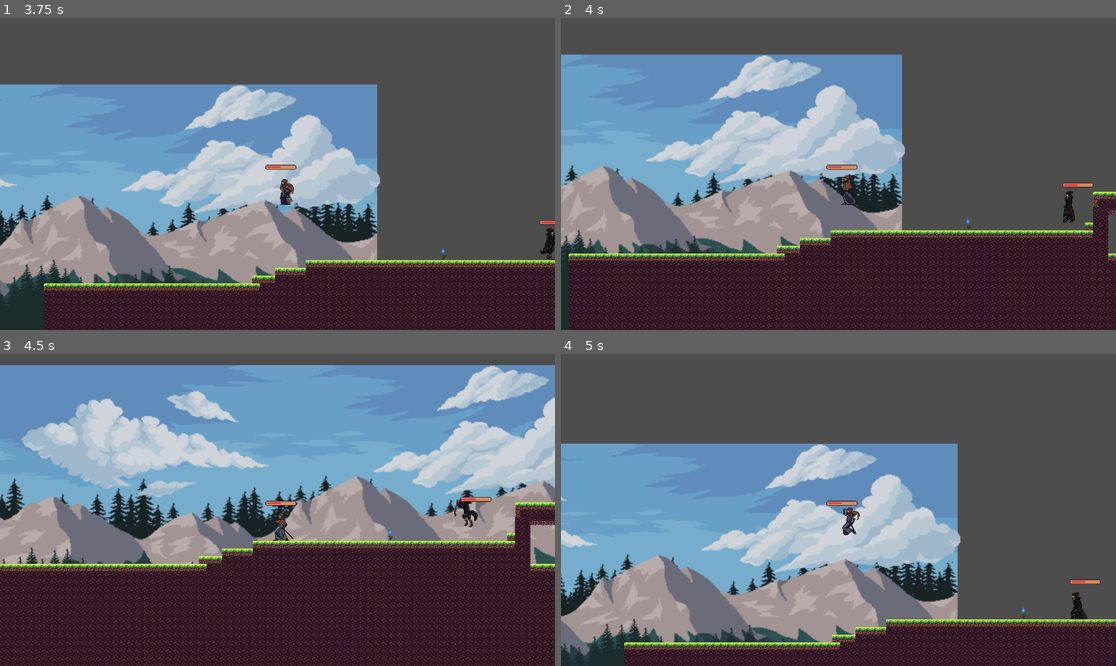
Above: before the commit, frames 1-4 (two rows, left to right).
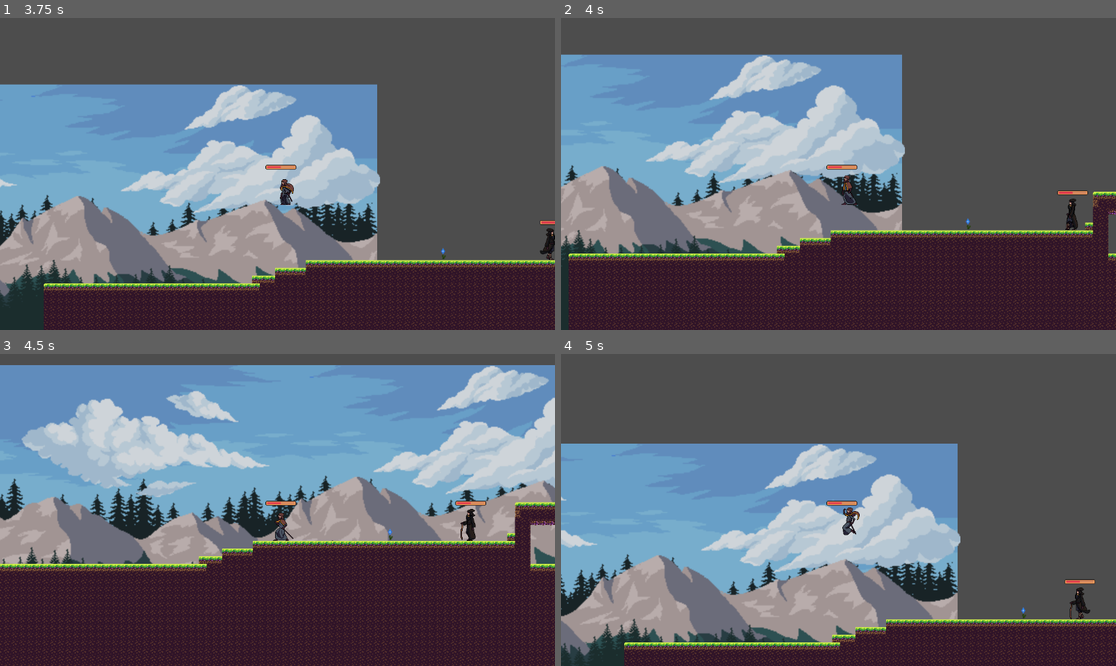
Above: after the commit, the same moments.

Repository: JulianoMedeirosMachado/wizards_quest
Game: Godot game, scene res://scenarios/level_1.tscn
Two runs of this game, one before a commit and one after it. Both use one fixed random seed, a clock stepped at 60 frames per second and the inputs below. This scene is started directly instead of the project's main scene.
Inputs:
- Up to frame 1 (3.75 s): tap Enter (ui_accept) at 0.5, 0.77, 1.52, 3.02 s; hold Right (ui_right) 0.53-2.03 s; tap 1 (attack1) at 0.6, 3.05 s; tap 2 (attack2) at 0.8, 1.35 s; tap 4 (fireball) at 1.55, 2.1 s; hold Left (ui_left) 2.03-2.78 s; tap 3 (flame_jet) at 2.3, 2.85 s; hold Right (ui_right) from 2.78 s (still down); tap E (accept) at 3.6 s
- Up to frame 2 (4 s): keep holding Right (ui_right); tap Enter (ui_accept) at 3.77 s; tap 2 (attack2) at 3.8 s
- Up to frame 3 (4.5 s): release Right (ui_right) at 4.28 s; hold Left (ui_left) from 4.28 s (still down); tap 1 (attack1) at 4.35 s
- Up to frame 4 (5 s): keep holding Left (ui_left); tap Enter (ui_accept) at 4.52 s; tap 4 (fireball) at 4.55 s

Frame 1 is identical in both runs. In frame 2, 0.3% of the frame differs, in the area x 89-96%, y 52-69%; in frame 3, 0.4%, in the area x 81-89%, y 45-60%; in frame 4, 0.2%.

Commit message:
Sprites fixed when flip occurs, and 4 different attacks are imaplemented in the enemy script

Diff:
--- a/entities_scenes/wanderer_magician.tscn
+++ b/entities_scenes/wanderer_magician.tscn
@@ -33,9 +33,9 @@
 
 @onready var attack1_col = $Area2D/attack_collision1
 @onready var attack2_col = $Area2D/attack_collision2
-@onready var flame_jet = $Area2D/arrow
-@onready var fireball = $Area2D/sphere
-@onready var fireball_sprite = $AnimatedSprite2D2
+@onready var arrow = $Area2D/arrow
+@onready var sphere = $Area2D/sphere
+@onready var compound_attack = $AnimatedSprite2D2
 @onready var area_2d = $Area2D
 @onready var collision_character = $CollisionShape2D
 @onready var label_health = $TextureProgressBar
@@ -52,7 +52,7 @@
 func _ready():
 	currentHealth -=50 #Testing if the health bar is working by setting half of HP
 	healthChanged.emit() #Emit signal to update health bar
-	fireball_sprite.hide()
+	compound_attack.hide()
 	pass # Replace with function body.
 
 
@@ -68,19 +68,16 @@
 		sprite.animation = 'idle'
 
 	if velocity.x > 0 and velocity.y == 0 and attack == false and dmg_taken == false and death == false:
-		label_health.position.x = -42
-		collision_character.position.x = -15
-		area_2d.scale.x = 1
-		fireball_sprite.flip_h = false
+		compound_attack.position.x = 7
+		area_2d.position.x = 0
+		compound_attack.flip_h = false
 		sprite.flip_h = false
 		sprite.animation = 'walk'
 
 	if velocity.x < 0 and velocity.y == 0 and attack == false and dmg_taken == false and death == false:
-		label_health.position.x = -25
-		collision_character.position.x = 7
-		collision_character.scale.x = -1
-		area_2d.scale.x = -1
-		fireball_sprite.flip_h = true
+		compound_attack.position.x = -37
+		area_2d.position.x = -66
+		compound_attack.flip_h = true
 		sprite.flip_h = true
 		sprite.animation = 'walk'
 
@@ -99,6 +96,42 @@
 	await get_tree().create_timer(1.0).timeout
 	attack = false
 	attack1_col.disabled = true
+	pass
+
+func attack2():
+	dmg = 10
+	attack = true
+	attack2_col.disabled = false
+	sprite.animation = 'attack_2'
+	await get_tree().create_timer(1.0).timeout
+	attack = false
+	attack2_col.disabled = true
+	pass
+
+func attack3():
+	dmg = 20
+	attack = true
+	arrow.disabled = false
+	sprite.animation = 'magic_arrow'
+	compound_attack.show()
+	compound_attack.play(\"magic_arrow\")
+	await get_tree().create_timer(1).timeout
+	compound_attack.hide()
+	attack = false
+	arrow.disabled = true
+	pass
+
+func attack4():
+	dmg = 20
+	attack = true
+	arrow.disabled = false
+	sprite.animation = 'magic_sphere'
+	compound_attack.show()
+	compound_attack.play(\"magic_sphere\")
+	await get_tree().create_timer(1).timeout
+	compound_attack.hide()
+	attack = false
+	arrow.disabled = true
 	pass
 
 func _on_area_2d_body_entered(body):
@@ -492,7 +525,7 @@
 }],
 "loop": true,
 "name": &"attack_2",
-"speed": 5.0
+"speed": 8.0
 }, {
 "frames": [{
 "duration": 1.0,
@@ -660,7 +693,7 @@
 }],
 "loop": true,
 "name": &"magic_sphere",
-"speed": 5.0
+"speed": 15.0
 }, {
 "frames": [{
 "duration": 1.0,
@@ -799,7 +832,7 @@
 "duration": 1.0,
 "texture": SubResource("AtlasTexture_dgpcd")
 }],
-"loop": false,
+"loop": true,
 "name": &"magic_arrow",
 "speed": 5.0
 }, {
@@ -833,7 +866,7 @@
 }],
 "loop": true,
 "name": &"magic_sphere",
-"speed": 5.0
+"speed": 8.0
 }]
 
 [sub_resource type="RectangleShape2D" id="RectangleShape2D_61caw"]
@@ -861,16 +894,16 @@
 [node name="AnimatedSprite2D" type="AnimatedSprite2D" parent="Player"]
 position = Vector2(-15, 0)
 sprite_frames = SubResource("SpriteFrames_ybs6v")
-animation = &"death"
+animation = &"magic_sphere"
 autoplay = "idle"
+frame = 11
+frame_progress = 0.521526
 
 [node name="AnimatedSprite2D2" type="AnimatedSprite2D" parent="Player"]
-visible = false
 position = Vector2(7, 14)
 sprite_frames = SubResource("SpriteFrames_o2tcd")
 animation = &"magic_arrow"
-frame = 4
-frame_progress = 0.914986
+frame_progress = 0.678601
 
 [node name="Area2D" type="Area2D" parent="Player"]
 collision_layer = 16
--- a/scripts/EnemyAttack.gd
+++ b/scripts/EnemyAttack.gd
@@ -14,7 +14,20 @@
 
 	while direction_global.length() > 10 and enemy.attack == false and enemy.dmg_taken == false and enemy.death == false:
 		enemy.velocity.x = 0
-		enemy.attack1()
+		var attack_rand = randi_range(1,4)
+		match attack_rand:
+			1:
+				enemy.attack1()
+				print('1')
+			2:
+				enemy.attack2()
+				print('2')
+			3:
+				enemy.attack3()
+				print('3')
+			4:
+				enemy.attack4()
+				print('4')
 
 	if direction_global.length() > 20:
 		Transitioned.emit(self, 'idle')
--- a/scripts/Follow.gd
+++ b/scripts/Follow.gd
@@ -16,13 +16,11 @@
 
 	if direction_global.length() < 200:
 		enemy.velocity.x = sign(direction) * move_speed
-		print('following')
 	else:
 		enemy.velocity.x = 0
 
 	if direction_global.length() > 200:
 		Transitioned.emit(self, 'idle')
-		print('idle')
 
 	if direction_global.length() < 40:
 		Transitioned.emit(self, 'Attack')
